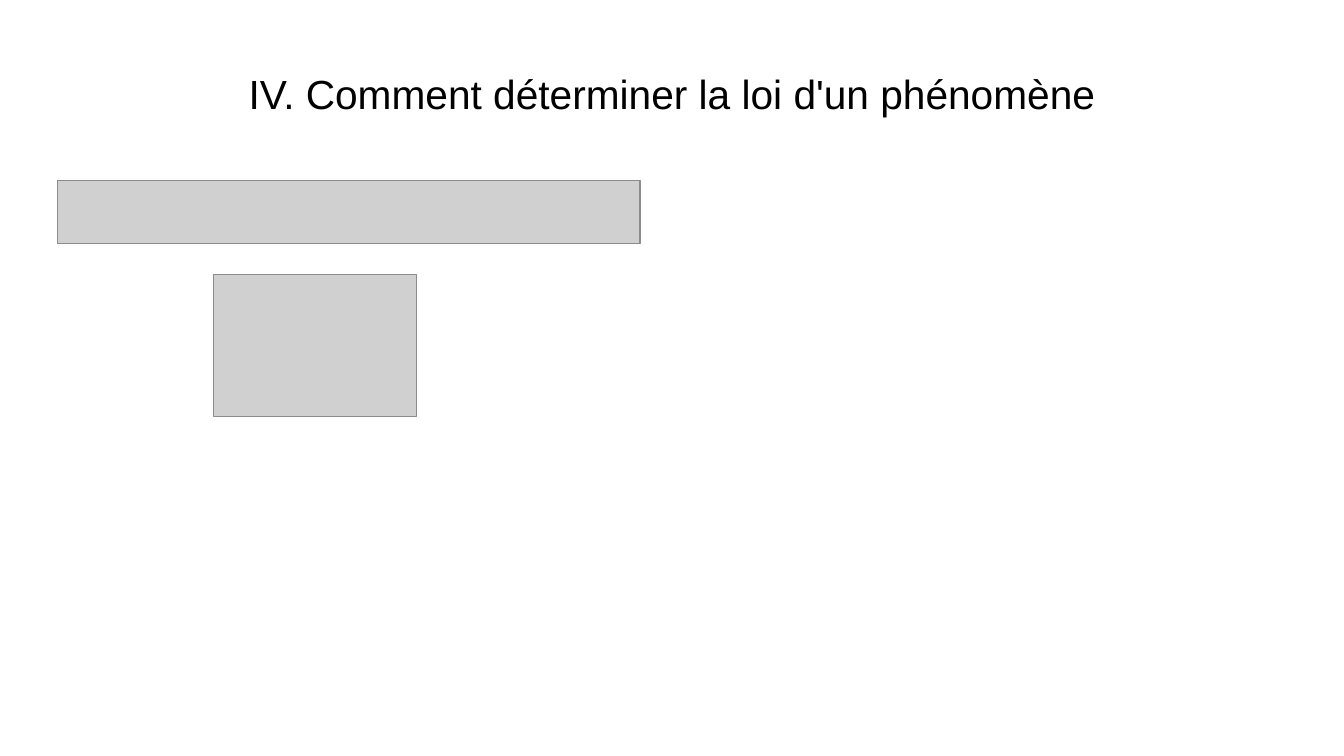
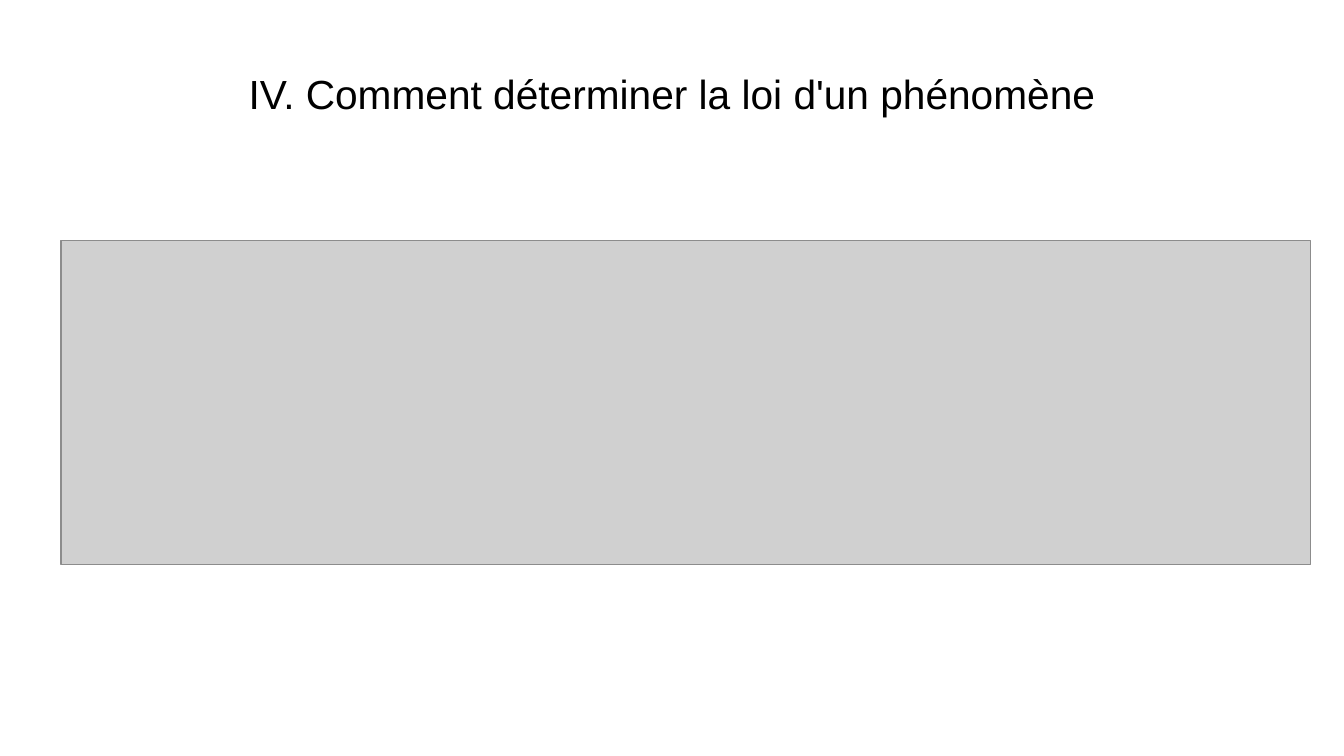
Before and after one commit to WIDEROZ/ESISAR-3A, a slide deck: slide 11 of Mathématiques/Oral/TP1.odp (slide 10 before the commit). Drawn at 1344x756 pixels with LibreOffice and Linux fonts; fonts in the diff are those of the drawing; grey boxes stand for pictures. Boxes give left, top, right and bottom in pixels: in the first picture for what was removed or moved away, otherwise in the second. Text is boxed around its words. In the diff, an @@ line names an element or a change of style, - is before the commit and + after.

```diff
--- a/Mathématiques/Oral/TP1.odp
+++ b/Mathématiques/Oral/TP1.odp
@@ picture resized from (x1=57, y1=181, x2=640, y2=244) to (x1=61, y1=241, x2=1311, y2=565) @@
@@ picture removed at (x1=213, y1=274, x2=417, y2=417) @@
```
Also in this commit, not shown: 3 slides added, 2 other files.
